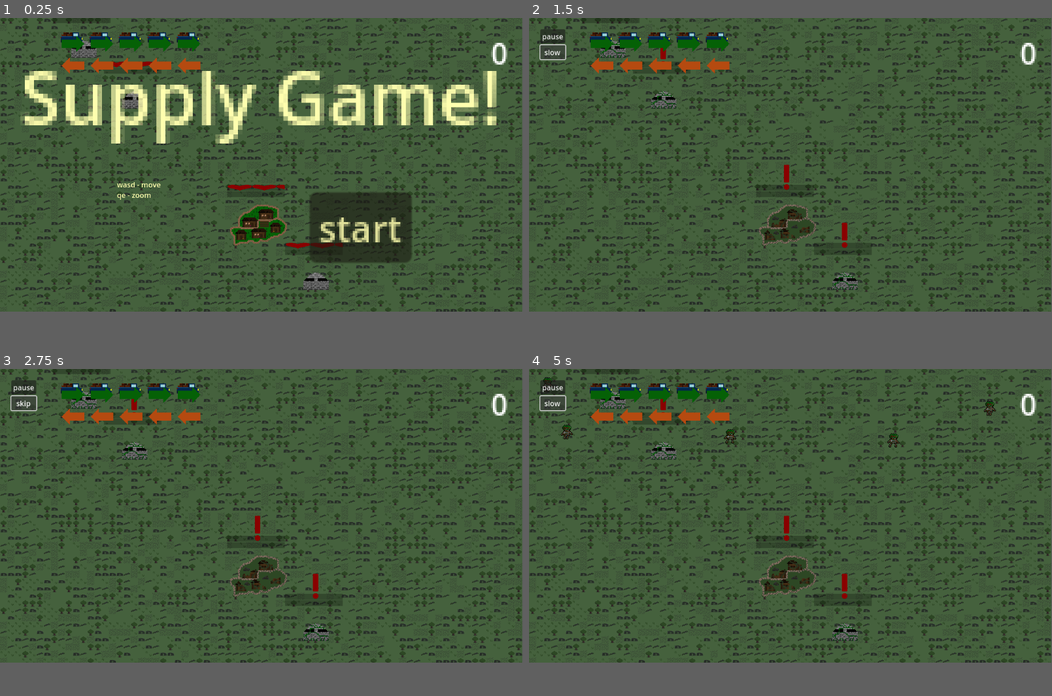
Above: before the commit, frames 1-4 (two rows, left to right).
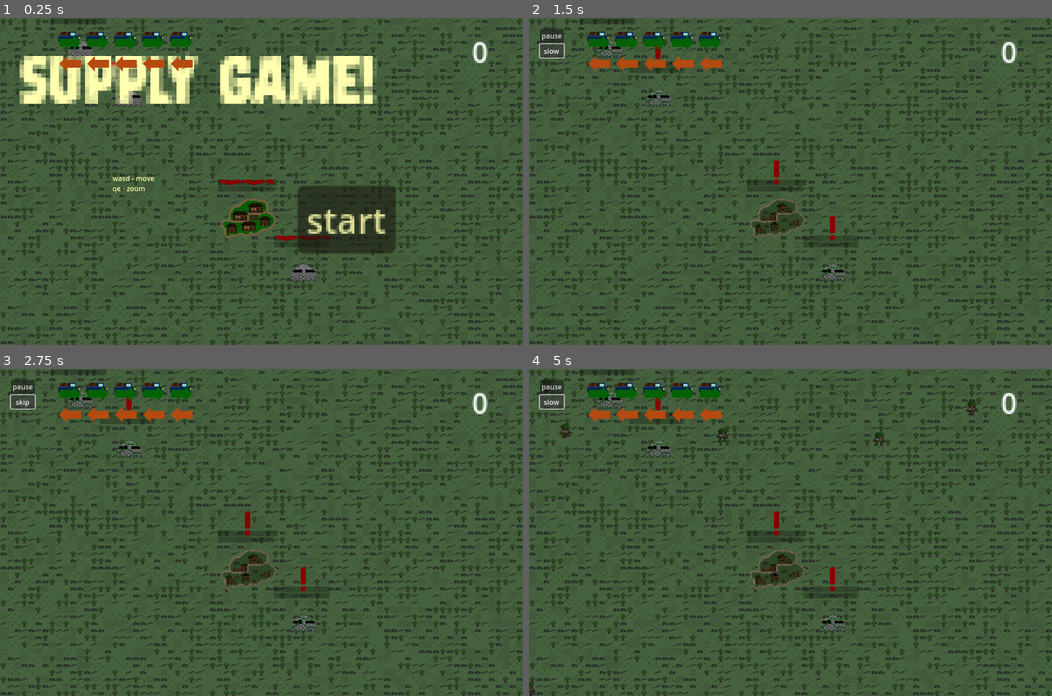
Above: after the commit, the same moments.

Repository: lewis785/ludum-dare-53
Game: Godot game, scene res://scenes/main.tscn
The game is run twice, just before and just after one commit, with the same random seed, the same clock (stepped at 60 frames per second) and the same inputs.
Inputs:
- Up to frame 1 (0.25 s): no input
- Up to frame 2 (1.5 s): click "start" at 0.5 s; click "skip" at 1.25 s
- Up to frame 3 (2.75 s): click "slow" at 2 s
- Up to frame 4 (5 s): click "skip" at 2.75 s; click "slow" at 3.5 s; click "skip" at 4.25 s
In our replay, the window is 799x449 before the commit and 800x500 after it. These sizes can differ from the game's own. Grey fills any space a smaller window leaves; there, only what the larger window draws over its background counts as a difference.

The runs differ from the first frame. In frame 1, 34% of the frame differs, in the area x 0-100%, y 0-100%; in frame 2, 23%; in frame 3, 23%; in frame 4, 23%.

Commit message:
feat: menu improvements

Diff:
--- a/project.godot
+++ b/project.godot
@@ -13,11 +13,18 @@
 config/name="Ludum-dare-53"
 run/main_scene="res://scenes/main.tscn"
 config/features=PackedStringArray("4.0", "GL Compatibility")
+boot_splash/bg_color=Color(0.87451, 1, 0.564706, 1)
+boot_splash/image="res://assets/GameTitle.png"
 config/icon="res://icon.svg"
 
 [autoload]
 
 SignalBus="*res://scripts/signal_bus.gd"
+
+[display]
+
+window/size/viewport_width=1200
+window/size/viewport_height=750
 
 [gui]
 
@@ -96,3 +103,4 @@
 textures/canvas_textures/default_texture_filter=0
 renderer/rendering_method="gl_compatibility"
 renderer/rendering_method.mobile="gl_compatibility"
+anti_aliasing/screen_space_roughness_limiter/enabled=false
--- a/scenes/menu/menu.tscn
+++ b/scenes/menu/menu.tscn
@@ -1,8 +1,18 @@
-[gd_scene load_steps=4 format=3 uid="uid://euned6naim70"]
+[gd_scene load_steps=8 format=3 uid="uid://euned6naim70"]
 
 [ext_resource type="Script" path="res://scenes/menu/menu.gd" id="1_sm4jw"]
 [ext_resource type="PackedScene" uid="uid://du2mrpacolk4i" path="res://scenes/score/score_display.tscn" id="2_gqeni"]
+[ext_resource type="FontFile" uid="uid://d0nym5e6k1aje" path="res://fonts/dreadringer.ttf" id="3_73n7m"]
 [ext_resource type="PackedScene" uid="uid://b6nm85tfqs3lg" path="res://scenes/supply_truck/truck_indicator.tscn" id="3_iqm5e"]
+
+[sub_resource type="LabelSettings" id="LabelSettings_2qd1q"]
+font = ExtResource("3_73n7m")
+
+[sub_resource type="LabelSettings" id="LabelSettings_ucgmr"]
+font = ExtResource("3_73n7m")
+
+[sub_resource type="LabelSettings" id="LabelSettings_2ooo7"]
+font = ExtResource("3_73n7m")
 
 [node name="menu" type="Node2D"]
 process_mode = 3
@@ -12,7 +22,6 @@
 [node name="CanvasLayer" type="CanvasLayer" parent="."]
 
 [node name="start" type="Node2D" parent="CanvasLayer"]
-visible = false
 position = Vector2(600, 300)
 
 [node name="CanvasModulate" type="CanvasModulate" parent="CanvasLayer/start"]
@@ -31,6 +40,7 @@
 grow_horizontal = 2
 scale = Vector2(10, 10)
 text = "Supply Game!"
+label_settings = SubResource("LabelSettings_2qd1q")
 
 [node name="start_button" type="Button" parent="CanvasLayer/start"]
 anchors_preset = 8
@@ -95,14 +105,15 @@
 anchor_top = 0.5
 anchor_right = 0.5
 anchor_bottom = 0.5
-offset_left = 89.0
-offset_top = 82.0
-offset_right = 181.0
-offset_bottom = 108.0
+offset_left = 25.0
+offset_top = 116.0
+offset_right = 136.0
+offset_bottom = 145.0
 grow_horizontal = 2
 grow_vertical = 2
 scale = Vector2(10, 10)
 text = "Game Over!"
+label_settings = SubResource("LabelSettings_ucgmr")
 
 [node name="restart_button" type="Button" parent="CanvasLayer/end"]
 offset_left = 750.0
@@ -120,6 +131,7 @@
 offset_bottom = 409.0
 scale = Vector2(5, 5)
 text = "Score: 9000"
+label_settings = SubResource("LabelSettings_2ooo7")
 
 [node name="CanvasModulate" type="CanvasModulate" parent="CanvasLayer/end"]
 use_parent_material = true
Not shown, added: assets/GameTitle.png.import
